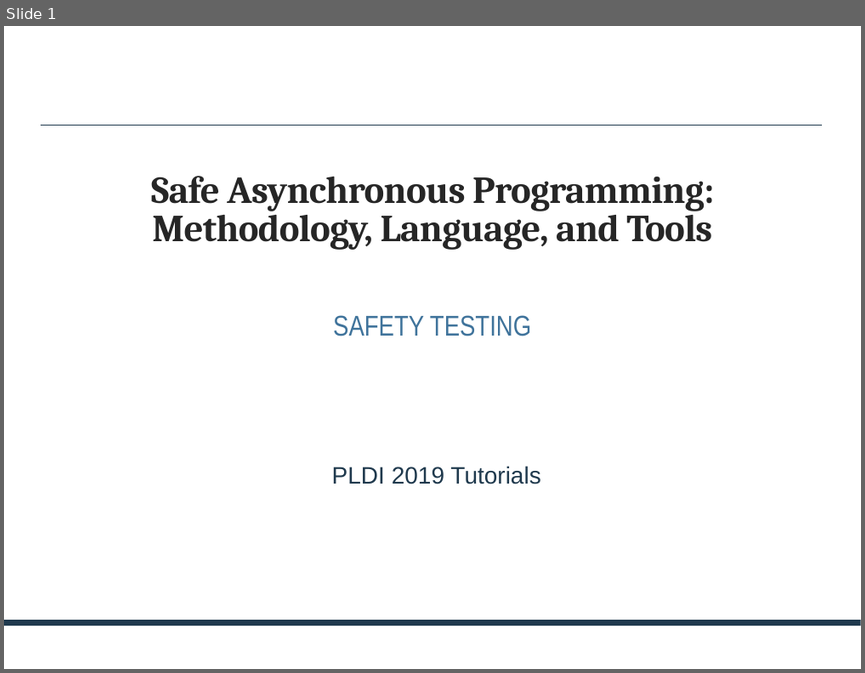
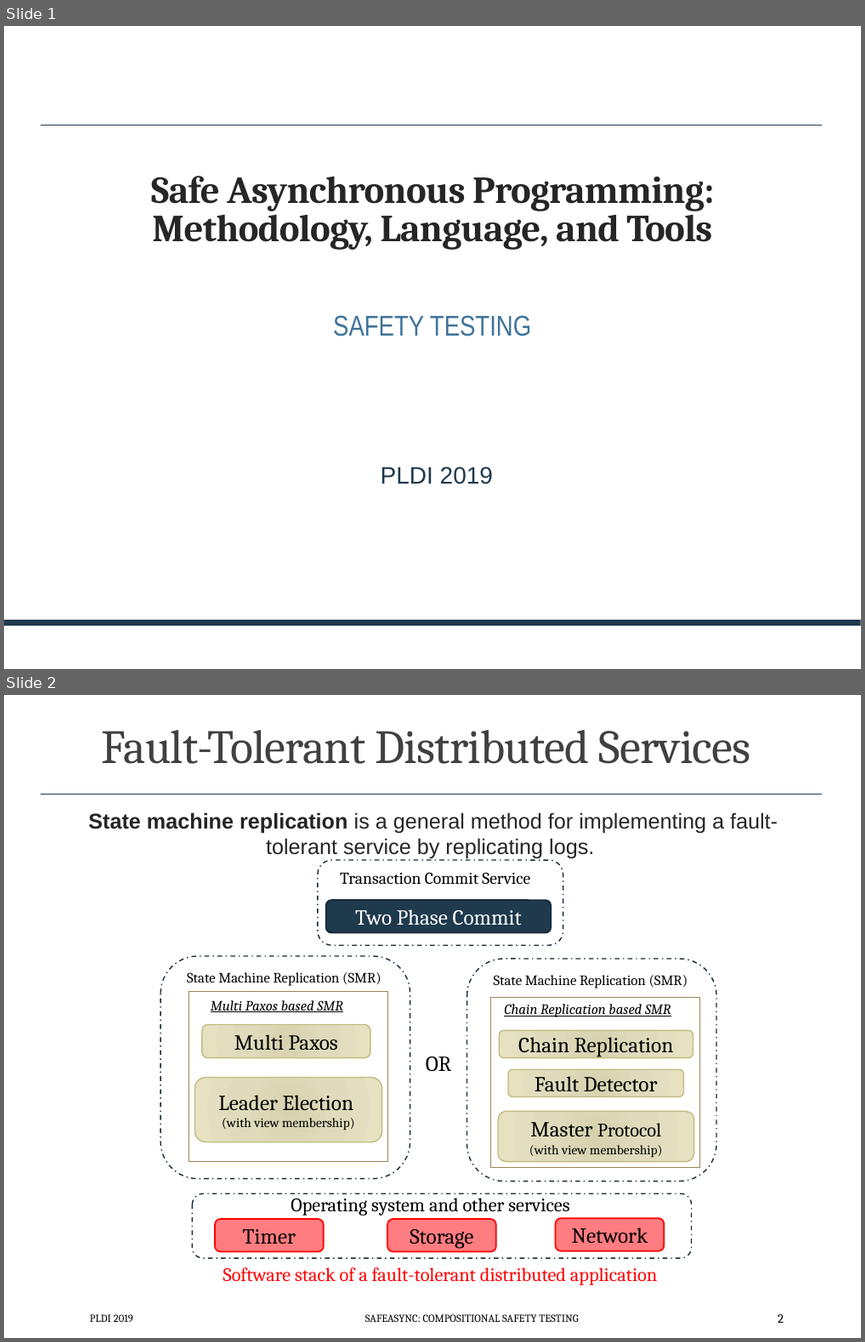
Before and after one commit to p-org/plditutorial, a slide deck: Presentations/MonolithicSafetyTesting.pptx. Shown one above the other, each under a label of ours: slide 1 before the commit, slides 1 and 2 after it. The pictures are 865x673 and 865x1342 pixels, drawn with LibreOffice and Linux fonts; fonts in the diff are those of the drawing. Boxes give left, top, right and bottom in pixels: in the first picture for what was removed or moved away, otherwise in the second. Text is boxed around its words. In the diff, an @@ line names an element or a change of style, - is before the commit and + after.

```diff
--- a/Presentations/MonolithicSafetyTesting.pptx
+++ b/Presentations/MonolithicSafetyTesting.pptx
@@ slide 2 added at bbox=[4, 695, 861, 1338], background #FFFFFF; not listed: 1 template element that a slide beside it also shows @@
@@ title added at bbox=[102, 730, 751, 764], 40 pt, text #404040 @@
+Fault-Tolerant Distributed Services
@@ text added at bbox=[88, 812, 778, 859], 18 pt, text #252525 @@
+State machine replication is a general method for implementing a fault-tolerant service by replicating logs.
@@ rounded rectangle added at bbox=[318, 861, 562, 945], fill #FFFFFF, outline #172A39 1 pt dashed @@
@@ text added at bbox=[340, 872, 530, 885], 14 pt, text #000000 @@
+Transaction Commit Service
@@ rounded rectangle added at bbox=[326, 900, 551, 932], fill #1F394D, outline #172A39 1.25 pt, 18 pt, text #FFFFFF @@
+Two Phase Commit
@@ text added at bbox=[426, 1056, 452, 1071], 18 pt, text #000000 @@
+OR
@@ group added at bbox=[160, 956, 410, 1179]: 3 rounded rectangles, 2 texts, 1 rectangle @@
+State Machine Replication (SMR)
+Multi Paxos based SMR
+Multi Paxos
+Leader Election
+(with view membership)
@@ group added at bbox=[466, 959, 716, 1182]: 4 rounded rectangles, 2 texts, 1 rectangle @@
+State Machine Replication (SMR)
+Chain Replication based SMR
+Chain Replication
+Fault Detector
+Master Protocol
+(with view membership)
@@ group added at bbox=[193, 1193, 691, 1285]: 4 rounded rectangles, 2 texts @@
+Timer
+Operating system and other services
+Storage
+Network
+Software stack of a fault-tolerant distributed application
@@ text added at bbox=[4, 1295, 861, 1338], 18 pt, text #FFFFFF @@
+(
@@ text added at bbox=[90, 1314, 133, 1321], 9 pt, text #000000 @@
+PLDI 2019
@@ text added at bbox=[365, 1314, 578, 1321], 9 pt, text #000000 @@
+SAFEASYNC: COMPOSITIONAL SAFETY TESTING
@@ page number added at bbox=[778, 1314, 783, 1322], 10.5 pt, text #000000 @@
+2
@@ slide 1 changed as well @@
@@ text at bbox=[381, 466, 493, 484]: text changed @@
-  PLDI 2019 Tutorials
+  PLDI 2019
```
Also in this commit, not shown: 3 other slides changed, 17 other slides added, 8 slides removed, 3 other files.
